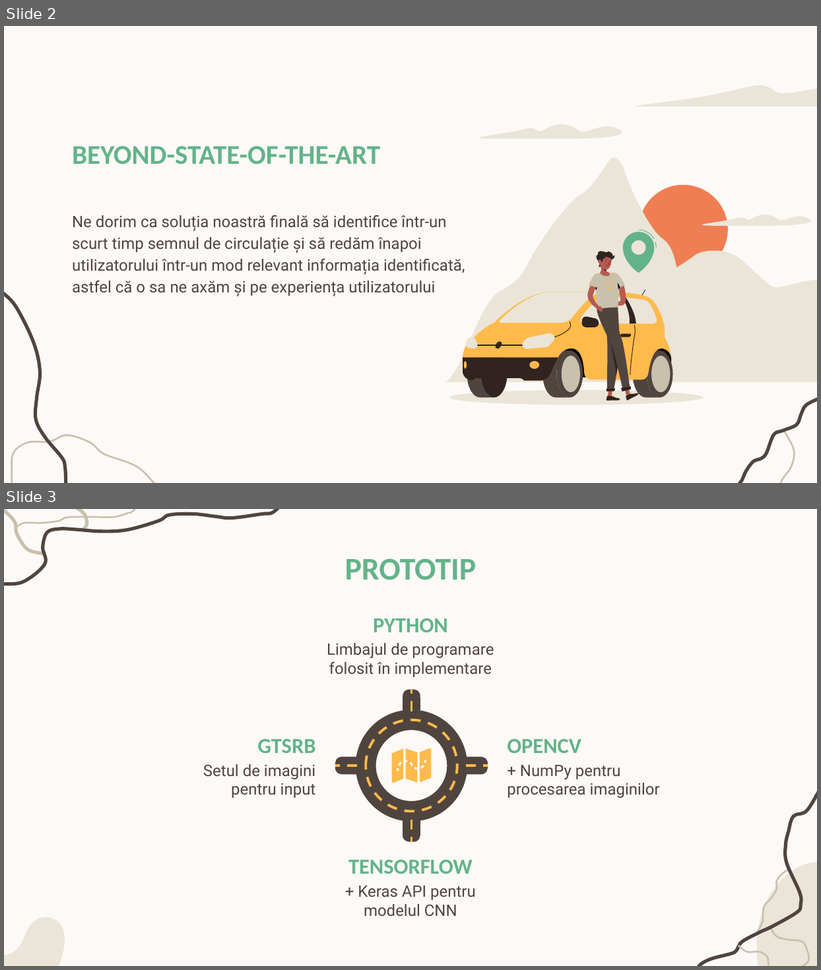
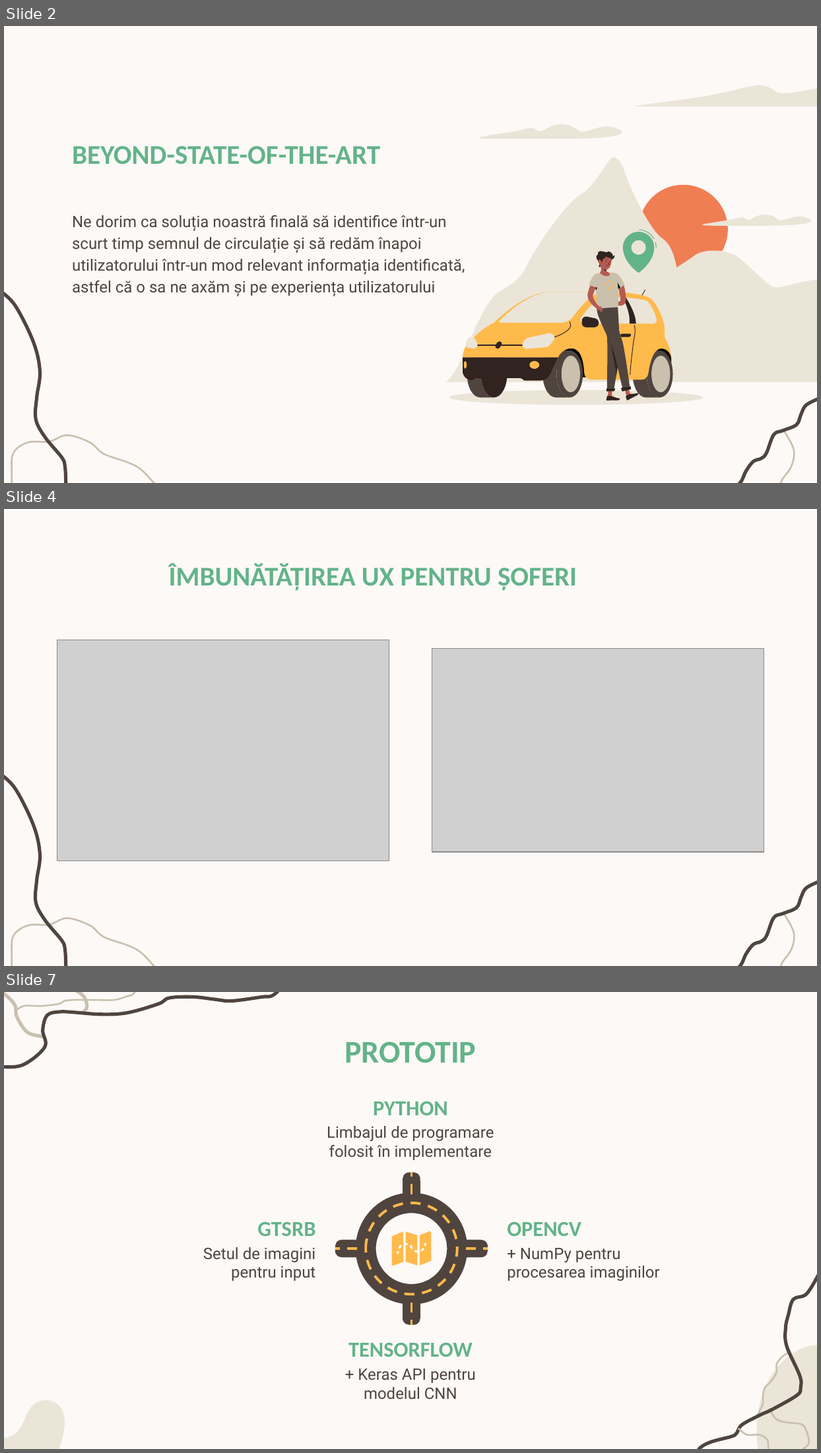
Before and after one commit to Narcissimillus/TSR, a slide deck: Prezentari/Traffic-Sign Recognition (TSR)_sprint_2.pptx. Shown one above the other, each under a label of ours: slides 2 and 3 before the commit, slides 2, 4 and 7 after it; the slides between them are not shown. The pictures are 821x970 and 821x1453 pixels, drawn with LibreOffice and Linux fonts; fonts in the diff are those of the drawing; grey boxes stand for pictures. Boxes give left, top, right and bottom in pixels: in the first picture for what was removed or moved away, otherwise in the second. Text is boxed around its words. In the diff, an @@ line names an element or a change of style, - is before the commit and + after.

```diff
--- a/Prezentari/Traffic-Sign Recognition (TSR)_sprint_2.pptx
+++ b/Prezentari/Traffic-Sign Recognition (TSR)_sprint_2.pptx
@@ slide 4 added at (4, 509, 817, 966), background #FCF9F7; not listed: 4 template elements that a slide beside it also shows @@
@@ title added at (169, 563, 577, 591), 24 pt, text #63B389, bold @@
+ÎMBUNĂTĂȚIREA UX PENTRU ȘOFERI
@@ picture added at (57, 640, 389, 861) @@
@@ picture added at (432, 649, 764, 852) @@
@@ what was slide 3 is now slide 7 @@
```
Also in this commit, not shown: 3 other slides added, 9 other files.
